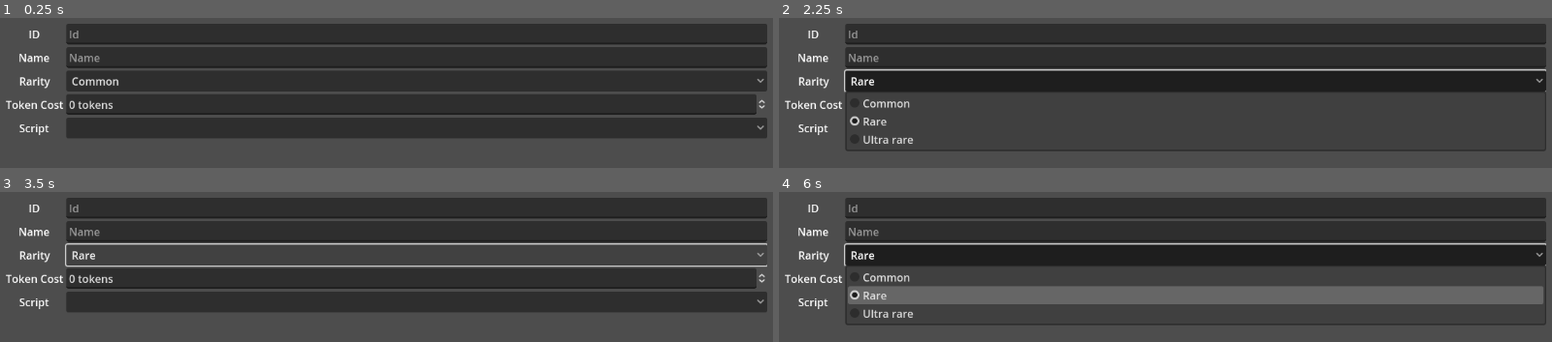
Above: before the commit, frames 1-4 (two rows, left to right).
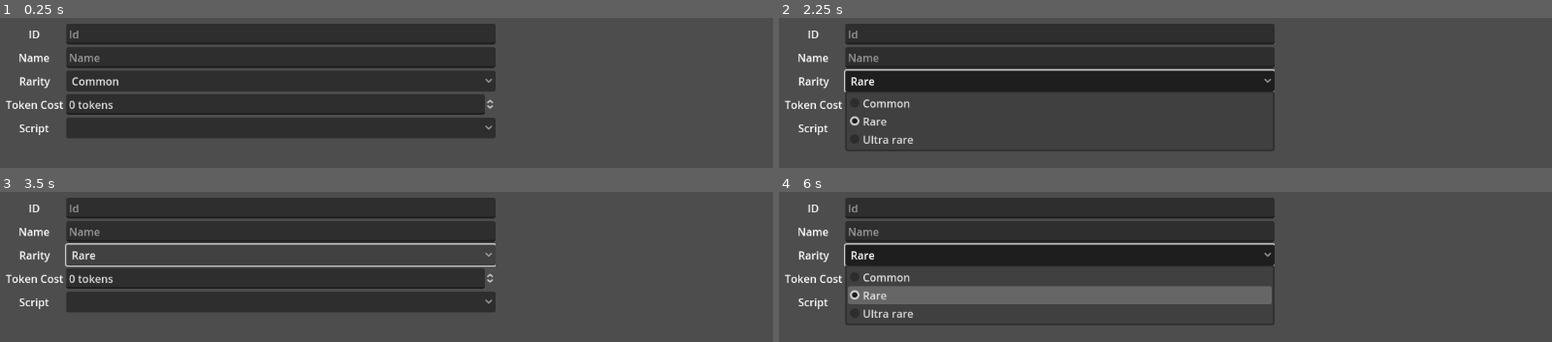
Above: after the commit, the same moments.

Repository: Tyrannicodin/card-creator
Game: Godot game, scene res://cards/base.tscn
Two runs of this game, one before a commit and one after it. Both use one fixed random seed, a clock stepped at 60 frames per second and the inputs below. The project has no main scene, so this scene is started directly.
Inputs (mouse positions are in pixels of both pictures, inside the frame that each line leads up to; where the layout moved, square brackets give the same spot in the first picture):
- Up to frame 1 (0.25 s): no input
- Up to frame 2 (2.25 s): click "Common" at 0.5 s; click (1057, 127) [1196, 127] at 1.25 s; click "Rare" at 2 s
- Up to frame 3 (3.5 s): click "Rare" at 2.75 s
- Up to frame 4 (6 s): click (1057, 301) [1196, 301] at 3.5 s; click "Rare" at 4.25 s; click (1057, 301) [1196, 301] at 5 s; tap Enter at 5.75 s

The runs differ from the first frame. In frame 1, 24% of the frame differs, in the area x 62-100%, y 3-80%; in frame 2, 15%; in frame 3, 20%; in frame 4, 19%.

Commit message:
Add card previews to card editors

Diff:
--- a/cards/base.tscn
+++ b/cards/base.tscn
@@ -89,3 +89,11 @@
 item_count = 1
 popup/item_0/text = "Create new"
 popup/item_0/id = 0
+
+[node name="SubViewportContainer" type="SubViewportContainer" parent="SplitScreen"]
+layout_mode = 2
+
+[node name="SubViewport" type="SubViewport" parent="SplitScreen/SubViewportContainer"]
+handle_input_locally = false
+size = Vector2i(400, 400)
+render_target_update_mode = 4
--- a/cards/effect.tscn
+++ b/cards/effect.tscn
@@ -1,6 +1,7 @@
-[gd_scene load_steps=2 format=3 uid="uid://dyfx7ijeh17ll"]
+[gd_scene load_steps=3 format=3 uid="uid://dyfx7ijeh17ll"]
 
 [ext_resource type="PackedScene" uid="uid://cna5kwdi7rsn6" path="res://cards/base.tscn" id="1_y6j7t"]
+[ext_resource type="PackedScene" uid="uid://cl0swfurryg55" path="res://cards/preview/effect.tscn" id="2_r328h"]
 
 [node name="cards" instance=ExtResource("1_y6j7t")]
 
@@ -31,3 +32,16 @@
 [node name="Description" type="TextEdit" parent="SplitScreen/ScrollContainer/GridsContainers/GeneralContainer" index="13"]
 custom_minimum_size = Vector2(0, 80)
 layout_mode = 2
+
+[node name="SubViewport" parent="SplitScreen/SubViewportContainer" index="0"]
+handle_input_locally = false
+render_target_update_mode = 4
+
+[node name="card" parent="SplitScreen/SubViewportContainer/SubViewport" index="0" instance=ExtResource("2_r328h")]
+anchors_preset = 15
+anchor_right = 1.0
+anchor_bottom = 1.0
+offset_right = 0.0
+offset_bottom = 0.0
+grow_horizontal = 2
+grow_vertical = 2
--- a/cards/hermit.tscn
+++ b/cards/hermit.tscn
@@ -1,6 +1,7 @@
-[gd_scene load_steps=2 format=3 uid="uid://c7s5rg21cva2o"]
+[gd_scene load_steps=3 format=3 uid="uid://c7s5rg21cva2o"]
 
 [ext_resource type="PackedScene" uid="uid://cna5kwdi7rsn6" path="res://cards/base.tscn" id="1_2n4vy"]
+[ext_resource type="PackedScene" uid="uid://6oweyur5b4y0" path="res://cards/preview/hermit.tscn" id="2_tes5o"]
 
 [node name="cards" instance=ExtResource("1_2n4vy")]
 
@@ -200,3 +201,9 @@
 selected = 0
 popup/item_0/text = "None"
 popup/item_0/id = 0
+
+[node name="SubViewport" parent="SplitScreen/SubViewportContainer" index="0"]
+handle_input_locally = false
+render_target_update_mode = 4
+
+[node name="card" parent="SplitScreen/SubViewportContainer/SubViewport" index="0" instance=ExtResource("2_tes5o")]
